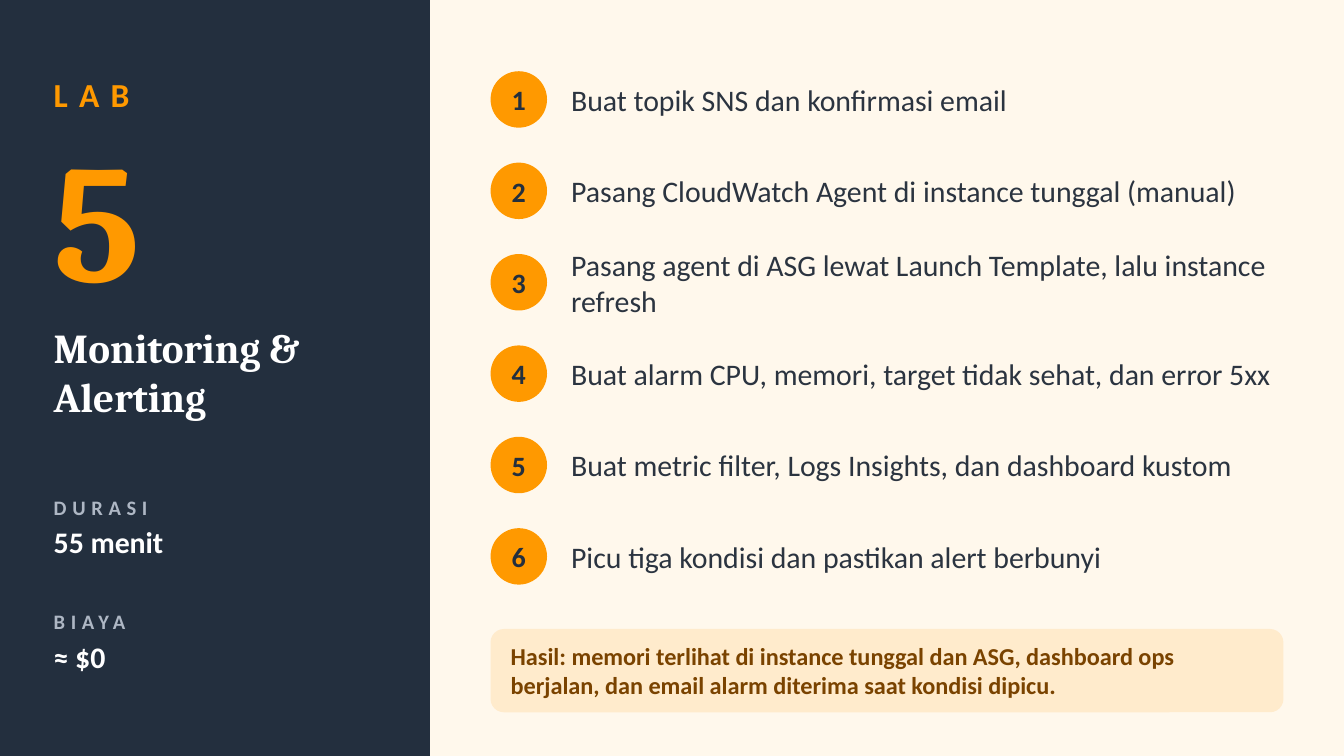
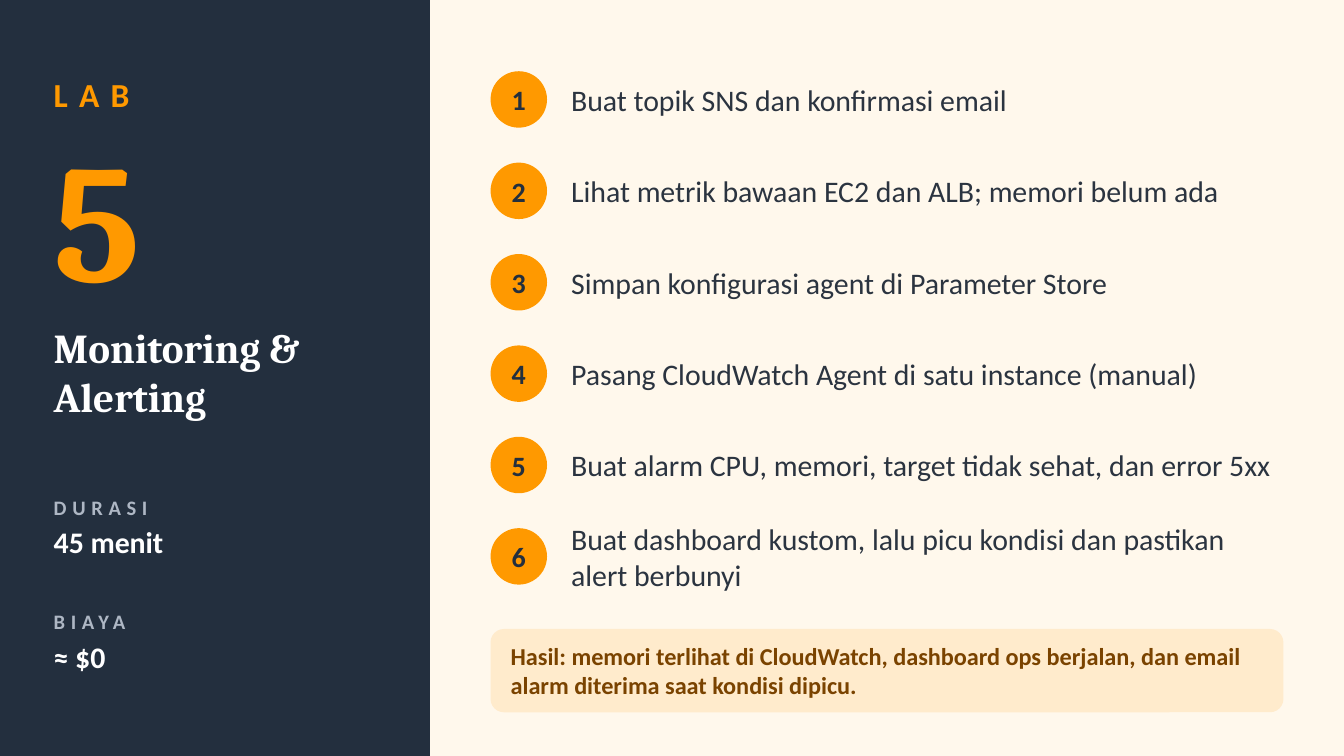
Before and after one commit to singgih-yunanto/aws-cloud-foundation, a slide deck: slide 16 of slides/Day2-ALB-Monitoring-Database.pptx. Drawn at 1344x756 pixels with LibreOffice and Linux fonts; fonts in the diff are those of the drawing. Boxes give left, top, right and bottom in pixels: in the first picture for what was removed or moved away, otherwise in the second. Text is boxed around its words. In the diff, an @@ line names an element or a change of style, - is before the commit and + after.

```diff
--- a/slides/Day2-ALB-Monitoring-Database.pptx
+++ b/slides/Day2-ALB-Monitoring-Database.pptx
@@ text at (571, 181, 1218, 206): text changed @@
-Pasang CloudWatch Agent di instance tunggal (manual)
+Lihat metrik bawaan EC2 dan ALB; memori belum ada
@@ text at (571, 273, 1107, 299): text changed @@
-Pasang agent di ASG lewat Launch Template, lalu instance refresh
+Simpan konfigurasi agent di Parameter Store
@@ text added at (571, 363, 1196, 390), 16 pt, text #2B3440 @@
+Pasang CloudWatch Agent di satu instance (manual)
@@ text "Buat alarm CPU, memori, target ...": place and size @@
-text "Buat alarm CPU, memori, target ..." at (571, 364, 1270, 390)
+text "Buat alarm CPU, memori, target ..." at (571, 455, 1270, 481)
@@ text removed at (571, 455, 1231, 481) @@
-Buat metric filter, Logs Insights, dan dashboard kustom
@@ text at (54, 532, 164, 554): text changed @@
-55 menit
+45 menit
@@ text at (571, 529, 1225, 591): text changed @@
-Picu tiga kondisi dan pastikan alert berbunyi
+Buat dashboard kustom, lalu picu kondisi dan pastikan alert berbunyi
@@ text at (511, 648, 1241, 698): text changed @@
-Hasil: memori terlihat di instance tunggal dan ASG, dashboard ops berjalan, dan email alarm diterima saat kondisi dipicu.
+Hasil: memori terlihat di CloudWatch, dashboard ops berjalan, dan email alarm diterima saat kondisi dipicu.
```
Also in this commit, not shown: 2 other slides changed, 1 other file.
